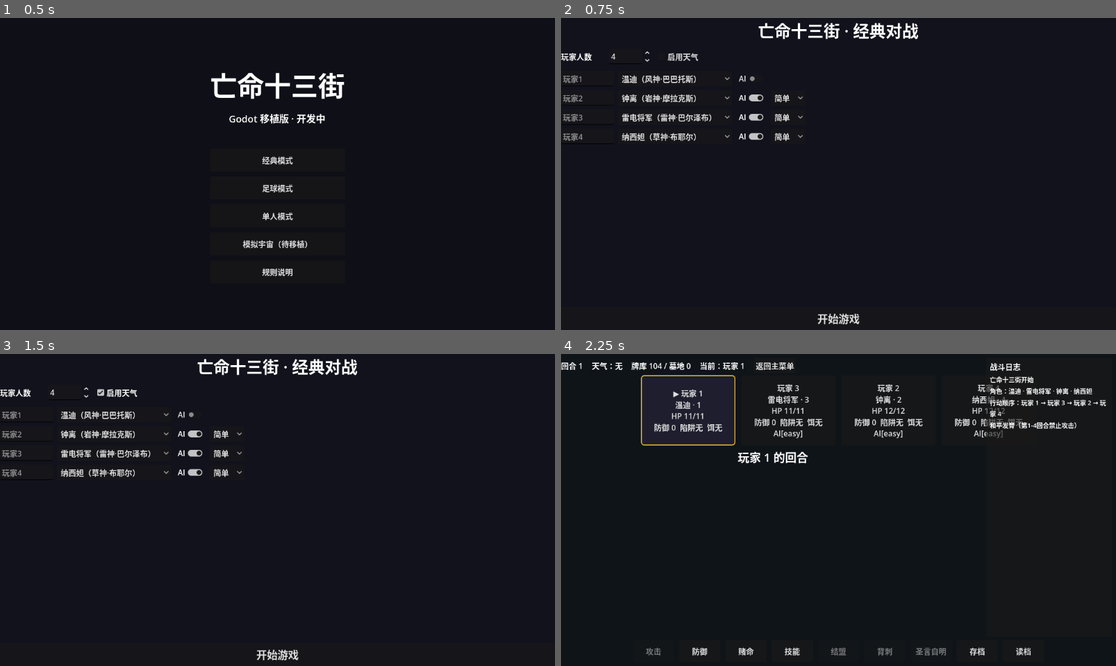
Above: before the commit, frames 1-4 (two rows, left to right).
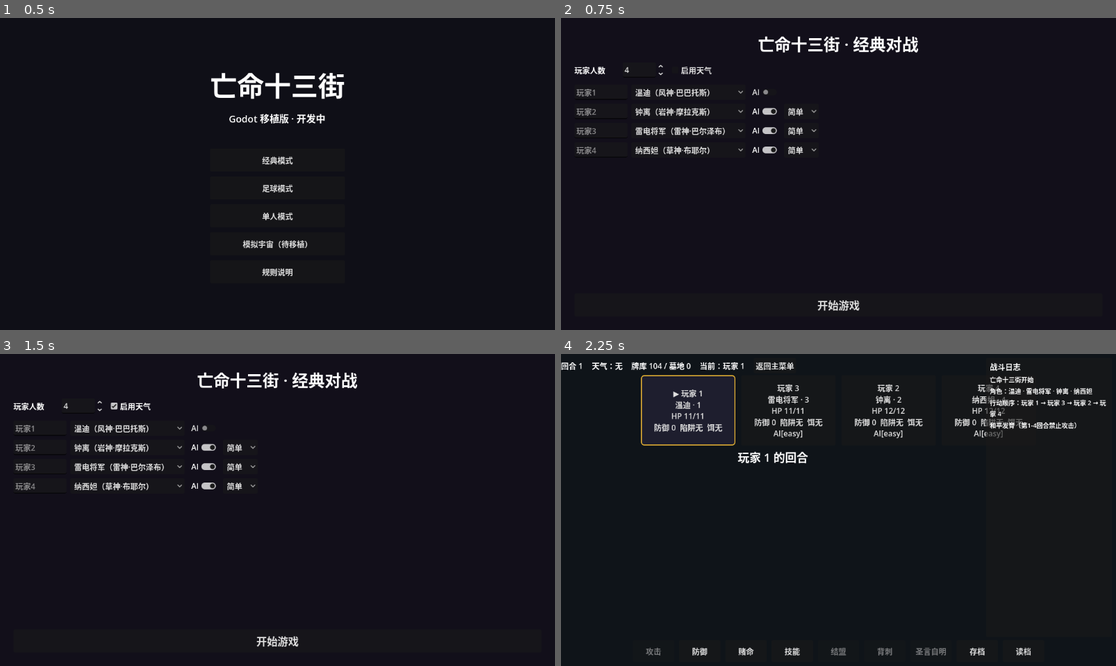
Above: after the commit, the same moments.

Repository: dead13game/dead13
Game: Godot game, scene res://scenes/main_menu.tscn
The game is run twice, just before and just after one commit, with the same random seed, the same clock (stepped at 60 frames per second) and the same inputs. Sound files missing from this copy of the repository are replaced by a short silence.
Inputs:
- Up to frame 1 (0.5 s): no input
- Up to frame 2 (0.75 s): click "经典模式" at 0.5 s
- Up to frame 3 (1.5 s): click "启用天气" at 1.25 s
- Up to frame 4 (2.25 s): click "开始游戏" at 2 s

Frame 1 is identical in both runs. In frame 2, 5.1% of the frame differs, in the area x 0-65%, y 1-99%; in frame 3, 5.2%; in frame 4, nothing differs.

Commit message:
重构经典模式选人界面：场景驱动骨架(tscn) + 脚本驱动玩家行，验证协同方案

Diff:
--- a/godot/scenes/classic/character_select.tscn
+++ b/godot/scenes/classic/character_select.tscn
@@ -10,3 +10,73 @@
 grow_horizontal = 2
 grow_vertical = 2
 script = ExtResource("1_select")
+
+[node name="Background" type="ColorRect" parent="."]
+layout_mode = 1
+anchors_preset = 15
+anchor_right = 1.0
+anchor_bottom = 1.0
+grow_horizontal = 2
+grow_vertical = 2
+color = Color(0.0705882, 0.0588235, 0.101961, 1)
+
+[node name="MainMargin" type="MarginContainer" parent="."]
+layout_mode = 1
+anchors_preset = 15
+anchor_right = 1.0
+anchor_bottom = 1.0
+grow_horizontal = 2
+grow_vertical = 2
+theme_override_constants/margin_left = 28
+theme_override_constants/margin_top = 28
+theme_override_constants/margin_right = 28
+theme_override_constants/margin_bottom = 28
+
+[node name="MainVBox" type="VBoxContainer" parent="MainMargin"]
+layout_mode = 2
+theme_override_constants/separation = 14
+
+[node name="TitleLabel" type="Label" parent="MainMargin/MainVBox"]
+layout_mode = 2
+theme_override_font_sizes/font_size = 34
+text = "亡命十三街 · 经典对战"
+horizontal_alignment = 1
+
+[node name="SettingsRow" type="HBoxContainer" parent="MainMargin/MainVBox"]
+layout_mode = 2
+theme_override_constants/separation = 10
+
+[node name="CountLabel" type="Label" parent="MainMargin/MainVBox/SettingsRow"]
+custom_minimum_size = Vector2(90, 0)
+layout_mode = 2
+text = "玩家人数"
+
+[node name="PlayerCount" type="SpinBox" parent="MainMargin/MainVBox/SettingsRow"]
+unique_name_in_owner = true
+custom_minimum_size = Vector2(70, 0)
+layout_mode = 2
+min_value = 2.0
+max_value = 8.0
+value = 4.0
+
+[node name="WeatherCheck" type="CheckBox" parent="MainMargin/MainVBox/SettingsRow"]
+unique_name_in_owner = true
+layout_mode = 2
+text = "启用天气"
+
+[node name="PlayerListScroll" type="ScrollContainer" parent="MainMargin/MainVBox"]
+unique_name_in_owner = true
+layout_mode = 2
+size_flags_vertical = 3
+
+[node name="PlayersBox" type="VBoxContainer" parent="MainMargin/MainVBox/PlayerListScroll"]
+unique_name_in_owner = true
+layout_mode = 2
+theme_override_constants/separation = 8
+
+[node name="StartButton" type="Button" parent="MainMargin/MainVBox"]
+unique_name_in_owner = true
+custom_minimum_size = Vector2(0, 48)
+layout_mode = 2
+theme_override_font_sizes/font_size = 22
+text = "开始游戏"
--- a/godot/scripts/ui/character_select.gd
+++ b/godot/scripts/ui/character_select.gd
@@ -1,83 +1,53 @@
 extends Control
 ## 经典模式选人界面（Godot 版）
-## 纯功能 UI：玩家人数 / 角色 / AI 难度 / 天气 → 开始游戏
+## 场景驱动：固定框架（背景/标题/人数/天气/滚动区/开始按钮）在 character_select.tscn
+## 脚本驱动：玩家行（名字/角色/AI/难度）按人数动态生成；节点缺失时降级兜底
 
 const GameConstants = preload("res://scripts/game/constants.gd")
 
-var _player_count: SpinBox
-var _weather_check: CheckBox
-var _players_box: VBoxContainer
-var _rows: Array = []  # 每项: {char_option, ai_check, diff_option, name_edit}
-var _start_button: Button
+@onready var _player_count: SpinBox = %PlayerCount
+@onready var _weather_check: CheckBox = %WeatherCheck
+@onready var _players_box: VBoxContainer = %PlayersBox
+@onready var _start_button: Button = %StartButton
+
+var _rows: Array = []  # 每项: {name_edit, char_option, ai_check, diff_option}
 
 func _ready() -> void:
-	_build_ui()
+	_ensure_nodes()
+	if _start_button != null:
+		_start_button.pressed.connect(_on_start)
+	if _player_count != null:
+		_player_count.value_changed.connect(func(_v): _rebuild_rows())
 	_rebuild_rows()
 
-# ===== UI 构建 =====
+## 场景节点缺失时降级：代码兜底创建（编辑器里搭一半也能跑）
+func _ensure_nodes() -> void:
+	if _player_count == null:
+		_player_count = SpinBox.new()
+		_player_count.min_value = 2
+		_player_count.max_value = 8
+		_player_count.value = 4
+		_player_count.value_changed.connect(func(_v): _rebuild_rows())
+		if _players_box != null:
+			_players_box.add_child(_player_count)
+	if _weather_check == null:
+		_weather_check = CheckBox.new()
+		_weather_check.text = "启用天气"
+		_weather_check.button_pressed = false
+		if _players_box != null:
+			_players_box.add_child(_weather_check)
+	if _start_button == null:
+		_start_button = Button.new()
+		_start_button.text = "开始游戏"
+		_start_button.custom_minimum_size = Vector2(0, 48)
+		_start_button.pressed.connect(_on_start)
+		add_child(_start_button)
 
-func _build_ui() -> void:
-	var bg := ColorRect.new()
-	bg.color = Color(0.07, 0.07, 0.11)
-	bg.set_anchors_preset(Control.PRESET_FULL_RECT)
-	add_child(bg)
-
-	var margin := MarginContainer.new()
-	margin.set_anchors_preset(Control.PRESET_FULL_RECT)
-	for side in ["margin_left", "margin_top", "margin_right", "margin_bottom"]:
-		margin.set(side, 28)
-	add_child(margin)
-
-	var vbox := VBoxContainer.new()
-	vbox.add_theme_constant_override("separation", 14)
-	margin.add_child(vbox)
-
-	var title := Label.new()
-	title.text = "亡命十三街 · 经典对战"
-	title.horizontal_alignment = HORIZONTAL_ALIGNMENT_CENTER
-	title.add_theme_font_size_override("font_size", 34)
-	vbox.add_child(title)
-
-	# 人数 + 天气
-	var count_row := HBoxContainer.new()
-	count_row.add_theme_constant_override("separation", 10)
-	vbox.add_child(count_row)
-
-	var count_label := Label.new()
-	count_label.text = "玩家人数"
-	count_label.custom_minimum_size = Vector2(90, 0)
-	count_row.add_child(count_label)
-
-	_player_count = SpinBox.new()
-	_player_count.min_value = 2
-	_player_count.max_value = 8
-	_player_count.value = 4
-	_player_count.custom_minimum_size = Vector2(70, 0)
-	_player_count.value_changed.connect(func(_v): _rebuild_rows())
-	count_row.add_child(_player_count)
-
-	_weather_check = CheckBox.new()
-	_weather_check.text = "启用天气"
-	_weather_check.button_pressed = false
-	count_row.add_child(_weather_check)
-
-	# 玩家列表
-	var scroll := ScrollContainer.new()
-	scroll.size_flags_vertical = Control.SIZE_EXPAND_FILL
-	vbox.add_child(scroll)
-
-	_players_box = VBoxContainer.new()
-	_players_box.add_theme_constant_override("separation", 8)
-	scroll.add_child(_players_box)
-
-	_start_button = Button.new()
-	_start_button.text = "开始游戏"
-	_start_button.custom_minimum_size = Vector2(0, 48)
-	_start_button.add_theme_font_size_override("font_size", 22)
-	_start_button.pressed.connect(_on_start)
-	vbox.add_child(_start_button)
+# ===== 玩家行（动态） =====
 
 func _rebuild_rows() -> void:
+	if _players_box == null:
+		return
 	for child in _players_box.get_children():
 		child.queue_free()
 	_rows.clear()
@@ -153,7 +123,8 @@
 			diff = "hell"
 		difficulties.append(diff)
 
-	GameManager.new_classic_game(char_ids, _weather_check.button_pressed, char_ids.size())
+	var use_weather: bool = _weather_check != null and _weather_check.button_pressed
+	GameManager.new_classic_game(char_ids, use_weather, char_ids.size())
 
 	# 设置名称 / AI 标记 / 难度（init_game 已按 speed 重排，按 characterId 匹配）
 	for i in range(GameManager.state["players"].size()):
